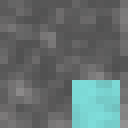
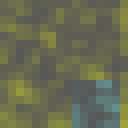
Layered file, before and after one edit (128 × 128). Changes by layer:
painted on "Calque 4" over [0, 0, 128, 128]
added layer "Calque 3 copie" above "Calque 4 copie" over [0, 0, 128, 128]
hid "Calque 3" over [0, 0, 128, 128]
painted on "Calque 5" over [0, 0, 128, 128]
